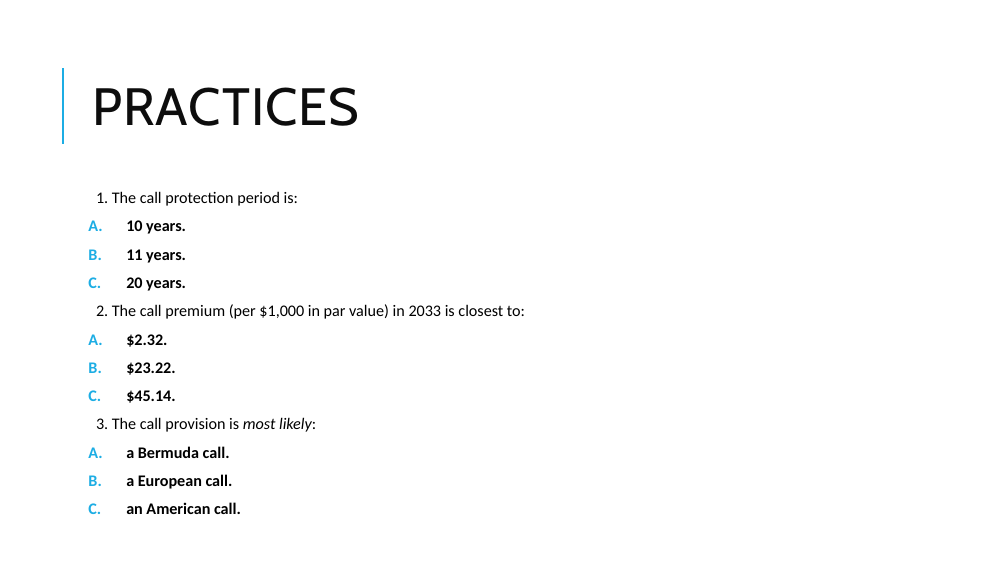
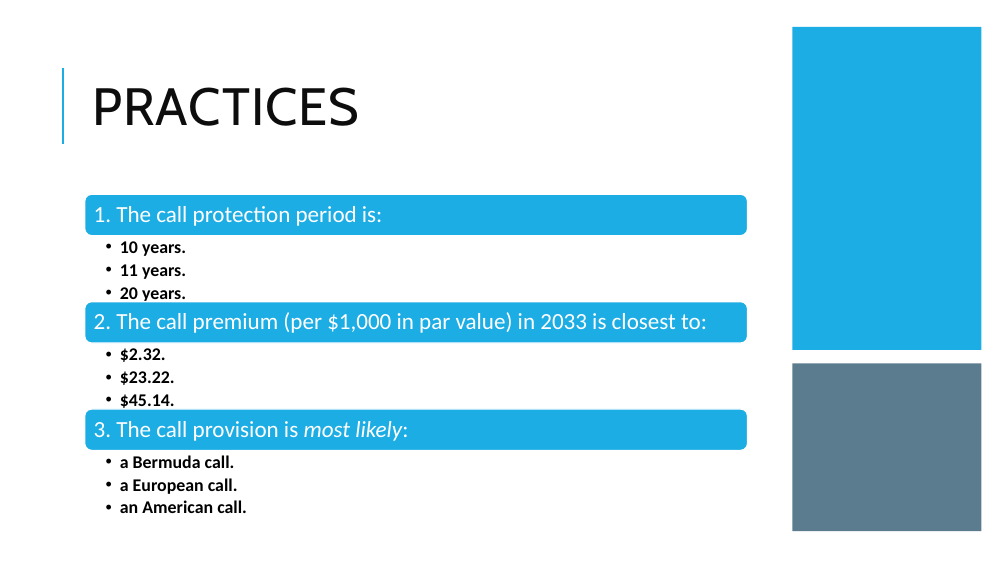
Before and after one commit to Isco0530/data, a slide deck: slide 47 of Fixed Income.pptx. Drawn at 1008x567 pixels with LibreOffice and Linux fonts; fonts in the diff are those of the drawing. Boxes give left, top, right and bottom in pixels: in the first picture for what was removed or moved away, otherwise in the second. Text is boxed around its words. In the diff, an @@ line names an element or a change of style, - is before the commit and + after.

```diff
--- a/Fixed Income.pptx
+++ b/Fixed Income.pptx
@@ rectangle added at [792, 27, 982, 350], fill #1CADE4 @@
@@ text removed at [88, 191, 525, 514] @@
-  1. The call protection period is:
-A. 10 years.
-B. 11 years.
-C. 20 years.
-  2. The call premium (per $1,000 in par value) in 2033 is closest to:
-A. $2.32.
-B. $23.22.
-C. $45.14.
-  3. The call provision is most likely:
-A. a Bermuda call.
-B. a European call.
-C. an American call.
@@ rectangle added at [792, 364, 982, 532], fill #335B74 at 80% opacity @@
@@ group added at [85, 194, 748, 513]: 6 texts, 3 rounded rectangles @@
+1. The call protection period is:
+  • 10 years.
+  • 11 years.
+  • 20 years.
+2. The call premium (per $1,000 in par value) in 2033 is closest to:
+  • $2.32.
+  • $23.22.
+  • $45.14.
+3. The call provision is most likely:
+  • a Bermuda call.
+  • a European call.
+  • an American call.
```
Also in this commit, not shown: 3 other slides changed, 1 slide removed.
